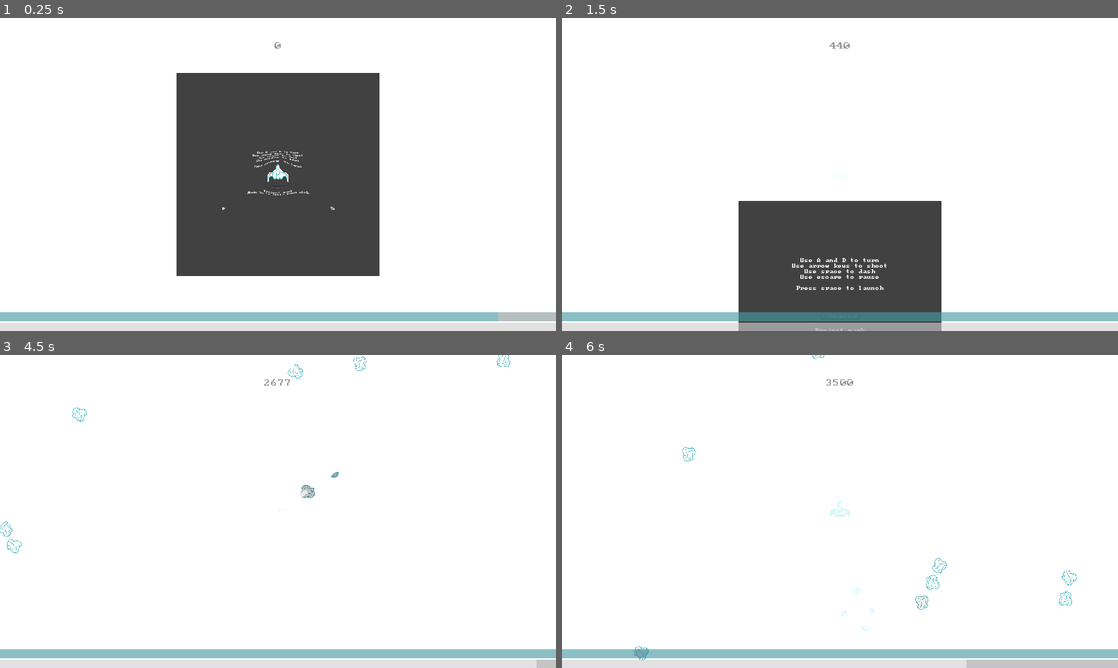
Above: before the commit, frames 1-4 (two rows, left to right).
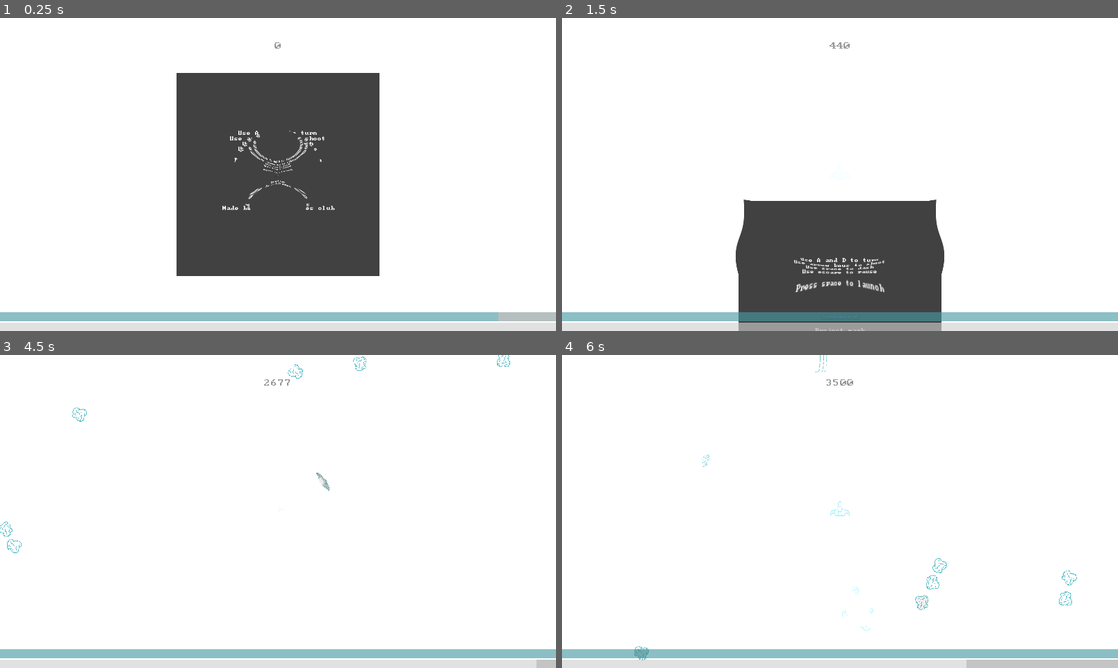
Above: after the commit, the same moments.

Repository: lajollagamesclub/project-mark
Game: Godot game, scene res://Main.tscn
Two runs of this game, one before a commit and one after it. Both use one fixed random seed, a clock stepped at 60 frames per second and the inputs below. The engine's default icon, where the game draws it, is replaced by a stand-in: a white triangle on a blue panel in a dark square.
Inputs:
- Up to frame 1 (0.25 s): no input
- Up to frame 2 (1.5 s): hold E (g_dash_right) 0.53-1.28 s; tap Space (g_dash) at 0.6, 1.35 s; hold S (g_down) from 1.28 s (still down)
- Up to frame 3 (4.5 s): release S (g_down) at 2.03 s; hold E (g_dash_right) 2.03-2.78 s; tap Space (g_dash) every 0.75 s from 2.1 to 4.35 s; hold Up (g_fire_up) 2.78-3.53 s; hold Q (g_dash_left) from 3.53 s (still down)
- Up to frame 4 (6 s): release Q (g_dash_left) at 5.03 s; hold S (g_down) 5.03-5.78 s; tap Space (g_dash) at 5.1, 5.85 s; hold E (g_dash_right) from 5.78 s (still down)

The runs differ from the first frame. In frame 1, 0.7% of the frame differs, in the area x 40-60%, y 36-62%; in frame 2, 0.9%, in the area x 31-69%, y 58-88%; in frame 3, 0.1%; in frame 4, less than 0.1%.

Commit message:
Use grid in background and tweak distortion

Diff:
--- a/src/DisortionTest.tscn
+++ b/src/DisortionTest.tscn
@@ -1,13 +1,15 @@
 [gd_scene load_steps=3 format=2]
 
-[ext_resource path="res://icon.png" type="Texture" id=1]
+[ext_resource path="res://grid.jpg" type="Texture" id=1]
 [ext_resource path="res://RadialDistortion.tscn" type="PackedScene" id=2]
 
 [node name="DisortionTest" type="Node2D"]
 position = Vector2( 960, 540 )
 
 [node name="Sprite" type="Sprite" parent="."]
+position = Vector2( -960, -540 )
 texture = ExtResource( 1 )
+centered = false
 region_enabled = true
 region_rect = Rect2( 0, 0, 1920, 1080 )
 
--- a/src/RadialDistortion.gd
+++ b/src/RadialDistortion.gd
@@ -6,5 +6,5 @@
 func _process(delta):
 	if time >= 1.0:
 		time = 0.0
-	time += delta/2.0
+	time += delta/4.0
 	material.set_shader_param("dist", time)
--- a/src/RadialDistortion.tscn
+++ b/src/RadialDistortion.tscn
@@ -48,7 +48,7 @@
 shader = SubResource( 1 )
 shader_param/center = Vector2( 960, 540 )
 shader_param/width = 0.162
-shader_param/dist = 0.916364
+shader_param/dist = 0.537471
 
 [node name="RadialDistortion" type="Node2D"]
 material = SubResource( 2 )
Binary file added: src/grid.jpg
Not shown, added: src/grid.jpg.import
